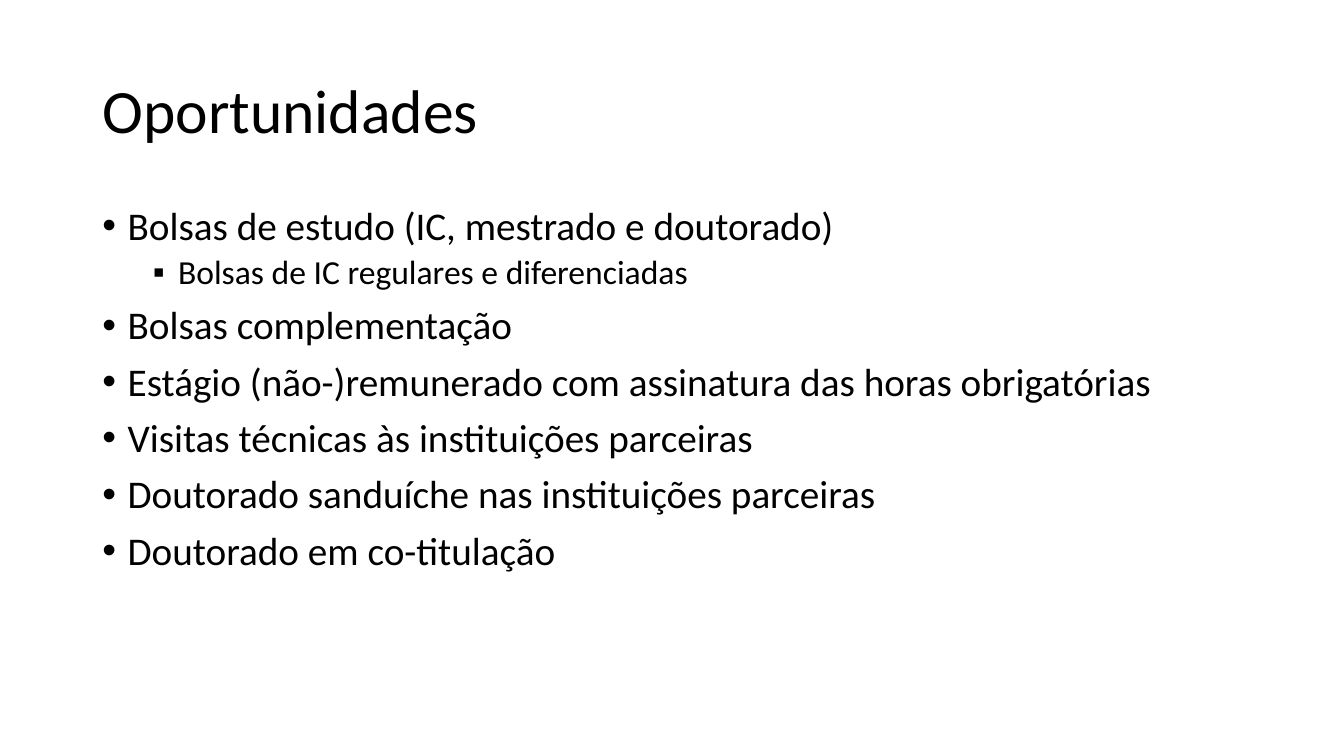
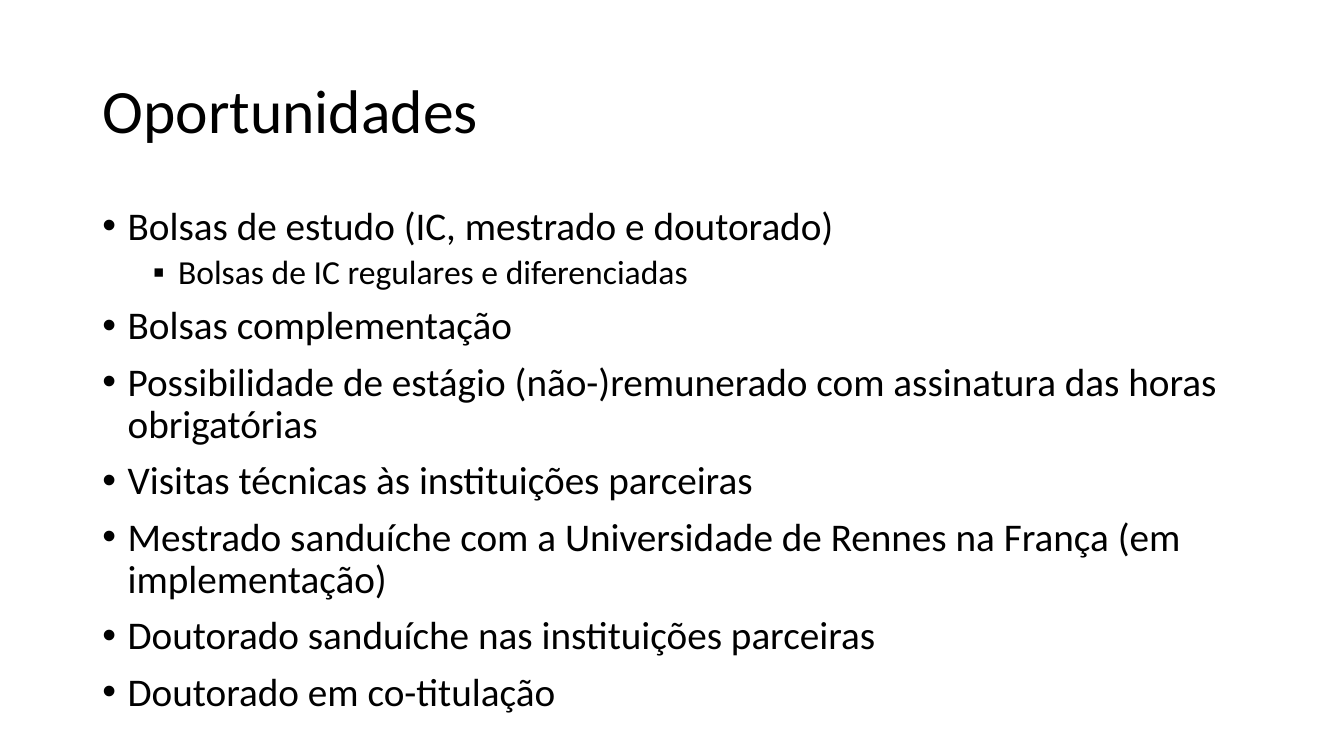
Before and after one commit to zz4fap/c24_inteligencia_artificial, a slide deck: slide 5 of slides/C24_Projetos.pptx. Drawn at 1344x756 pixels with LibreOffice and Linux fonts; fonts in the diff are those of the drawing. Boxes give left, top, right and bottom in pixels: in the first picture for what was removed or moved away, otherwise in the second. Text is boxed around its words. In the diff, an @@ line names an element or a change of style, - is before the commit and + after.

```diff
--- a/slides/C24_Projetos.pptx
+++ b/slides/C24_Projetos.pptx
@@ text at box(128, 367, 1216, 445): text changed @@
-• Estágio (não-)remunerado com assinatura das horas obrigatórias
+• Possibilidade de estágio (não-)remunerado com assinatura das horas obrigatórias
@@ text at box(128, 522, 1181, 600): paragraph added @@
+• Mestrado sanduíche com a Universidade de Rennes na França (em implementação)
```
Also in this commit, not shown: 3 other slides changed, 1 slide added, 1 slide removed, 2 other files.
